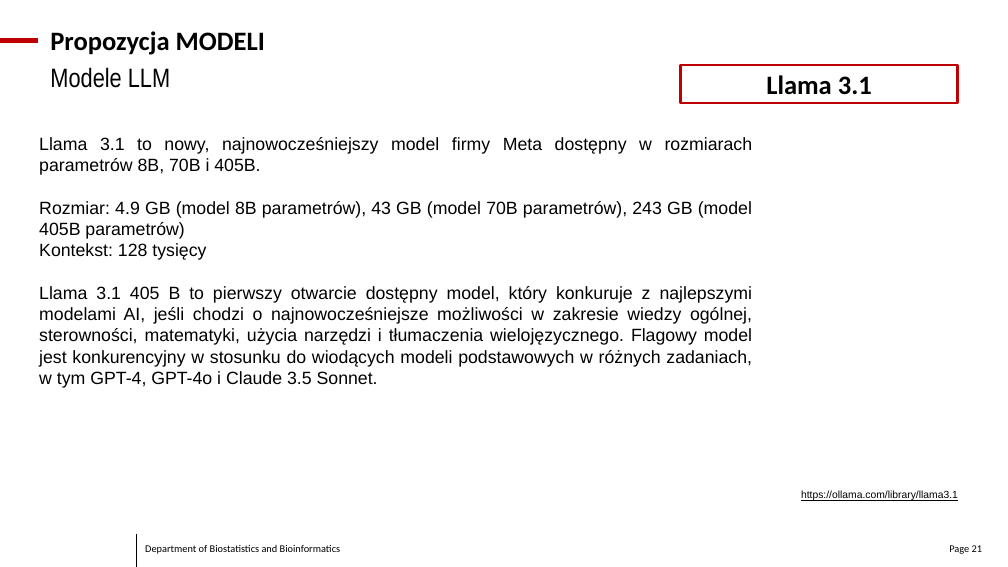
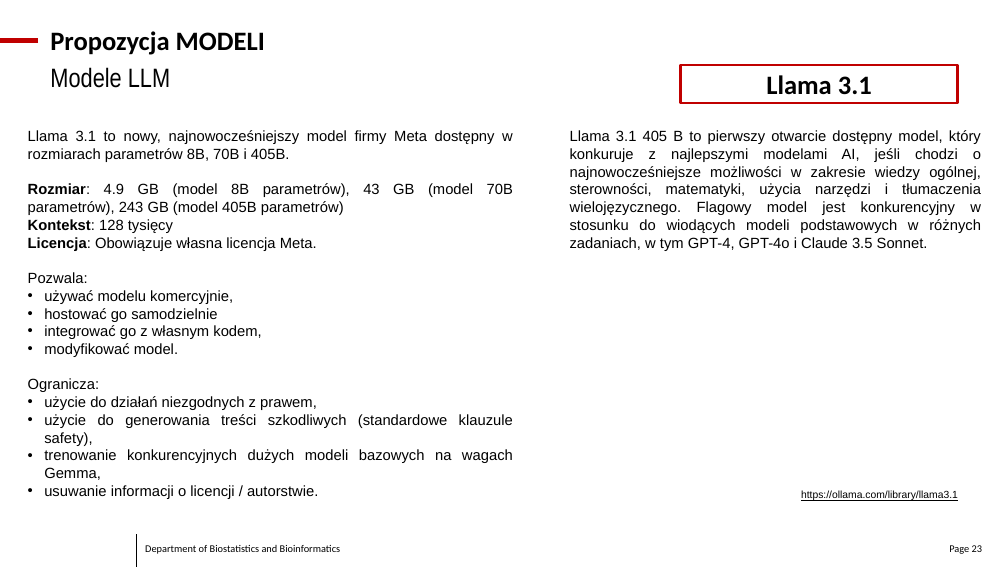
Before and after one commit to dn-dab-nio/ClinicalGuidelineSummary, a slide deck: slide 23 of raport_LLM.pptx (slide 21 before the commit). Drawn at 1008x567 pixels with LibreOffice and Linux fonts; fonts in the diff are those of the drawing; background and template pictures are left out. Boxes give left, top, right and bottom in pixels: in the first picture for what was removed or moved away, otherwise in the second. Text is boxed around its words. In the diff, an @@ line names an element or a change of style, - is before the commit and + after.

```diff
--- a/raport_LLM.pptx
+++ b/raport_LLM.pptx
@@ text at [28,130,513,233]: size 24 to 20 pt in "Llama 3.1 to nowy, najnowocześniejszy model firmy ...", "Rozmiar: 4.9 GB (model 8B parametrów), 43 ...", "Kontekst: 128 tysięcy"; bold on in "Rozmiar:", "Kontekst:" @@
@@ text "Llama 3.1 to nowy, najnowocześniejszy ...": place and size @@
-text "Llama 3.1 to nowy, najnowocześniejszy ..." at [39,137,753,388]
+text "Llama 3.1 to nowy, najnowocześniejszy ..." at [28,130,513,463]
@@ text added at [570,130,981,251], 20 pt, text #000000 @@
+Llama 3.1 405 B to pierwszy otwarcie dostępny model, który konkuruje z najlepszymi modelami AI, jeśli chodzi o najnowocześniejsze możliwości w zakresie wiedzy ogólnej, sterowności, matematyki, użycia narzędzi i tłumaczenia wielojęzycznego. Flagowy model jest konkurencyjny w stosunku do wiodących modeli podstawowych w różnych zadaniach, w tym GPT-4, GPT-4o i Claude 3.5 Sonnet.
@@ text at [28,237,513,463]: text changed; size 24 to 20 pt @@
-Llama 3.1 405 B to pierwszy otwarcie dostępny model, który konkuruje z najlepszymi modelami AI, jeśli chodzi o najnowocześniejsze możliwości w zakresie wiedzy ogólnej, sterowności, matematyki, użycia narzędzi i tłumaczenia wielojęzycznego. Flagowy model jest konkurencyjny w stosunku do wiodących modeli podstawowych w różnych zadaniach, w tym GPT-4, GPT-4o i Claude 3.5 Sonnet.
+Licencja: Obowiązuje własna licencja Meta.
+Pozwala:
+• używać modelu komercyjnie,
+• hostować go samodzielnie
+• integrować go z własnym kodem,
+• modyfikować model.
+Ogranicza:
+• użycie do działań niezgodnych z prawem,
+• użycie do generowania treści szkodliwych (standardowe klauzule safety),
+• trenowanie konkurencyjnych dużych modeli bazowych na wagach Gemma,
+• usuwanie informacji o licencji / autorstwie.
@@ page number at [949,545,982,554]: text changed @@
-Page 21
+Page 23
```
Also in this commit, not shown: 4 other slides changed, 4 slides added, 1 slide removed.
